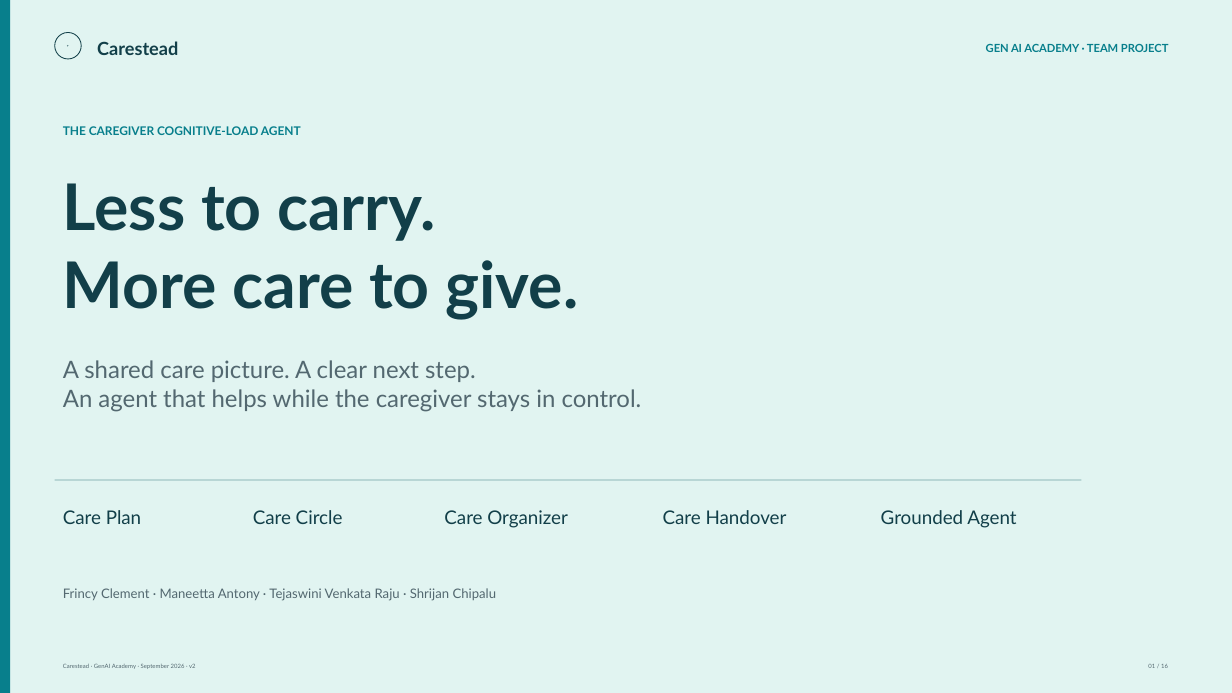
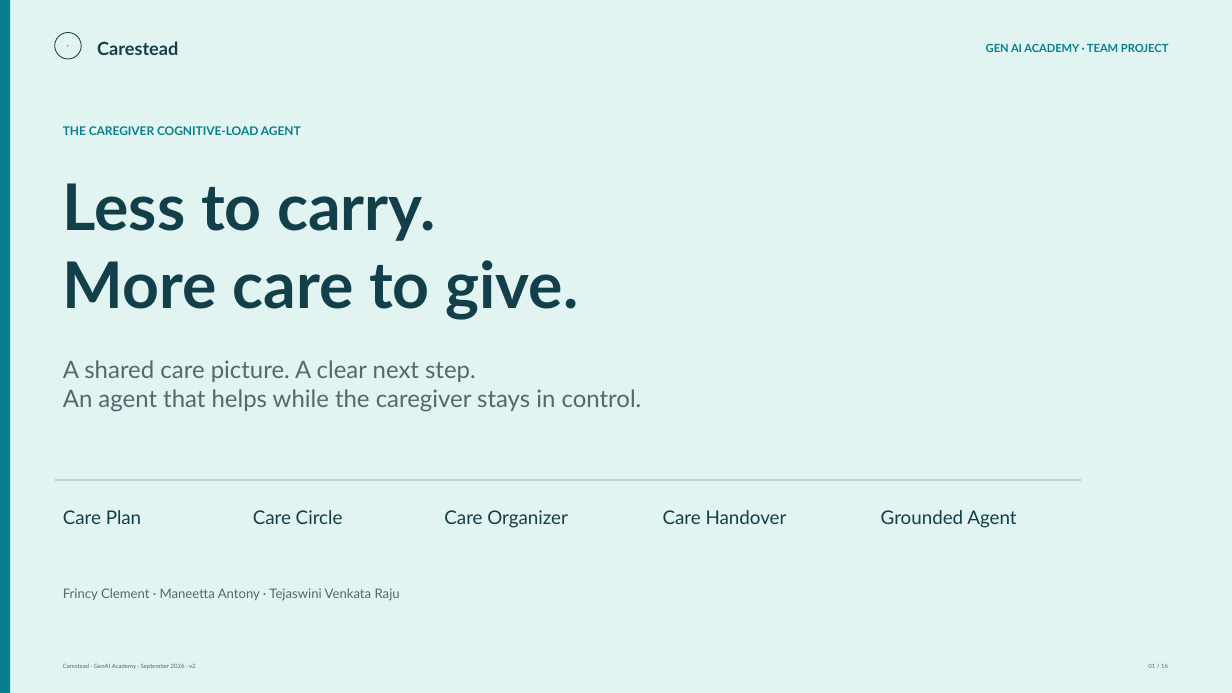
Before and after one commit to GenAI-Academy-Team-Project/cognitive-load-agent, a slide deck: slide 1 of docs/pitch-deck/carestead-pitch-v2.pptx. Drawn at 1232x693 pixels with LibreOffice and Linux fonts; fonts in the diff are those of the drawing. Boxes give left, top, right and bottom in pixels: in the first picture for what was removed or moved away, otherwise in the second. Text is boxed around its words. In the diff, an @@ line names an element or a change of style, - is before the commit and + after.

```diff
--- a/docs/pitch-deck/carestead-pitch-v2.pptx
+++ b/docs/pitch-deck/carestead-pitch-v2.pptx
@@ text at (63, 588, 400, 601): text changed @@
-Frincy Clement · Maneetta Antony · Tejaswini Venkata Raju · Shrijan Chipalu
+Frincy Clement · Maneetta Antony · Tejaswini Venkata Raju
```
Also in this commit, not shown: 1 other slide changed, 13 other files.
